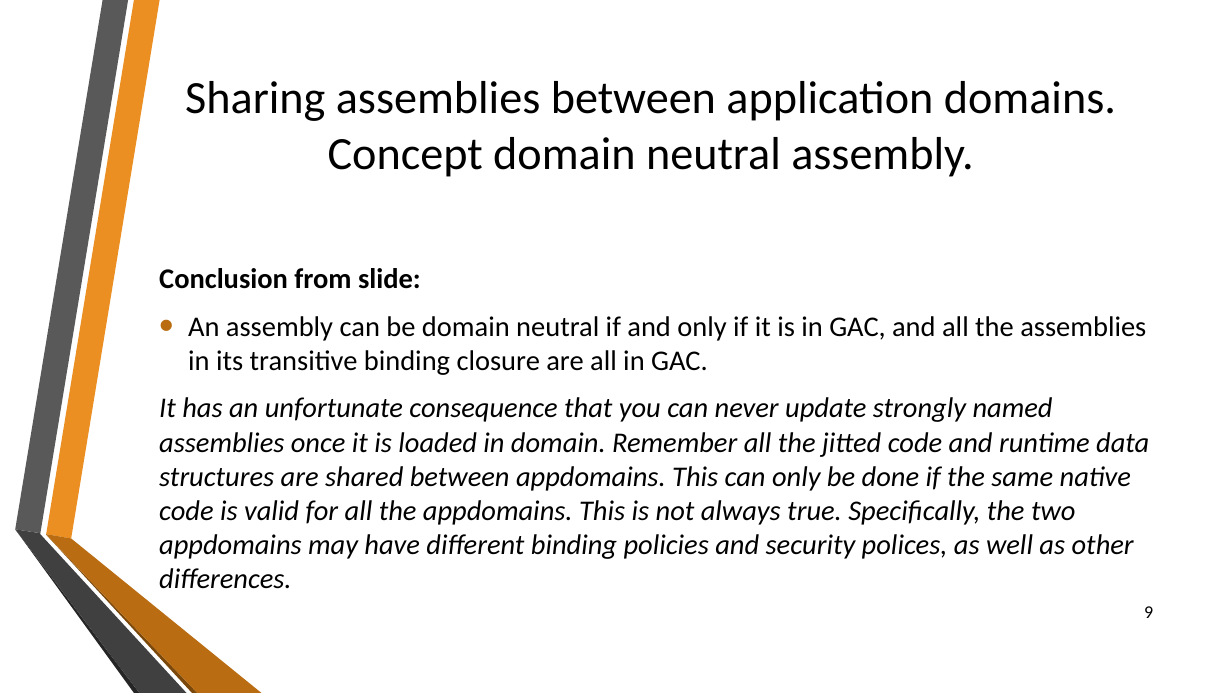
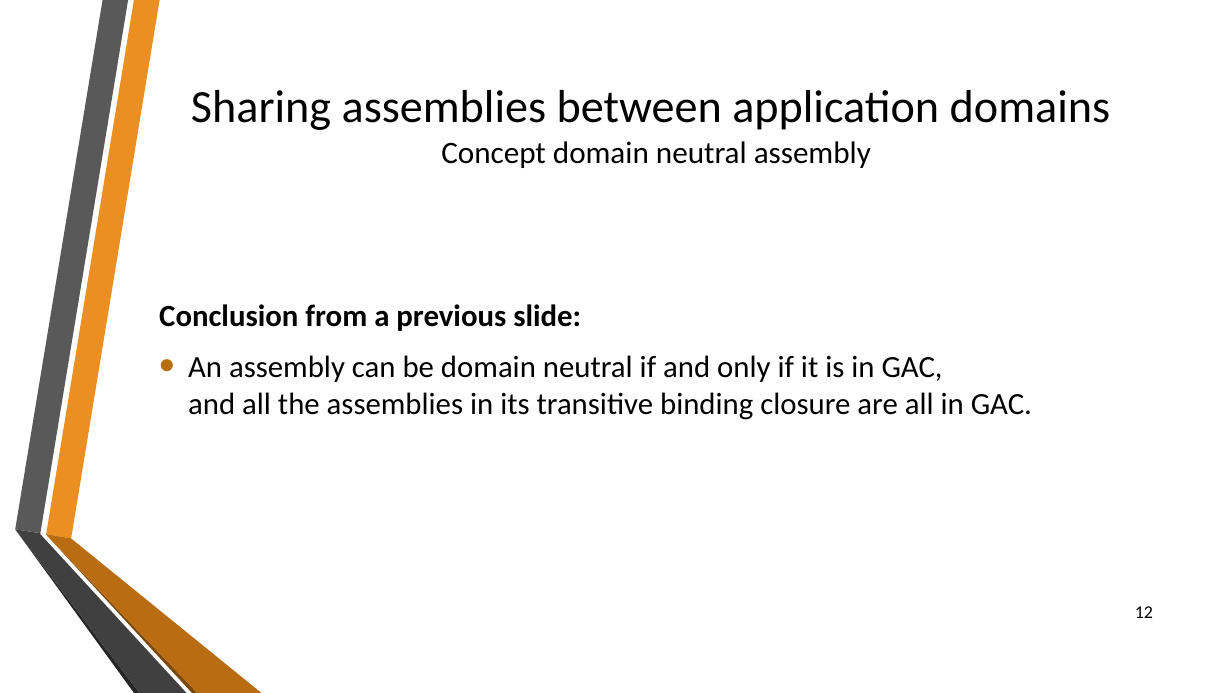
Before and after one commit to sflusov/IISSharingAssemblies, a slide deck: slide 12 of presentation/Sharing common assemblies.pptx (slide 9 before the commit). Drawn at 1232x693 pixels with LibreOffice and Linux fonts; fonts in the diff are those of the drawing; background and template pictures are left out. Boxes give left, top, right and bottom in pixels: in the first picture for what was removed or moved away, otherwise in the second. Text is boxed around its words. In the diff, an @@ line names an element or a change of style, - is before the commit and + after.

```diff
--- a/presentation/Sharing common assemblies.pptx
+++ b/presentation/Sharing common assemblies.pptx
@@ title at [191, 90, 1110, 168]: text changed @@
-Sharing assemblies between application domains.
-Concept domain neutral assembly.
+Sharing assemblies between application domains
+Concept domain neutral assembly
@@ text "Conclusion from a previous slide:": place and size @@
-text "Conclusion from a previous slide:" at [159, 268, 1149, 589]
+text "Conclusion from a previous slide:" at [159, 304, 1032, 420]
@@ text at [159, 304, 581, 331]: text changed; size 22.2 to 24 pt @@
-Conclusion from slide:
+Conclusion from a previous slide:
@@ text at [188, 355, 1032, 420]: size 22.2 to 24 pt in "An assembly can be domain neutral if ..." @@
@@ text at [159, 397, 1149, 589]: paragraph removed @@
-It has an unfortunate consequence that you can never update strongly named assemblies once it is loaded in domain. Remember all the jitted code and runtime data structures are shared between appdomains. This can only be done if the same native code is valid for all the appdomains. This is not always true. Specifically, the two appdomains may have different binding policies and security polices, as well as other differences.
@@ page number at [1135, 606, 1153, 618]: text changed @@
-9
+12
```
Also in this commit, not shown: 4 other slides changed, 3 slides added, 1 slide removed.
